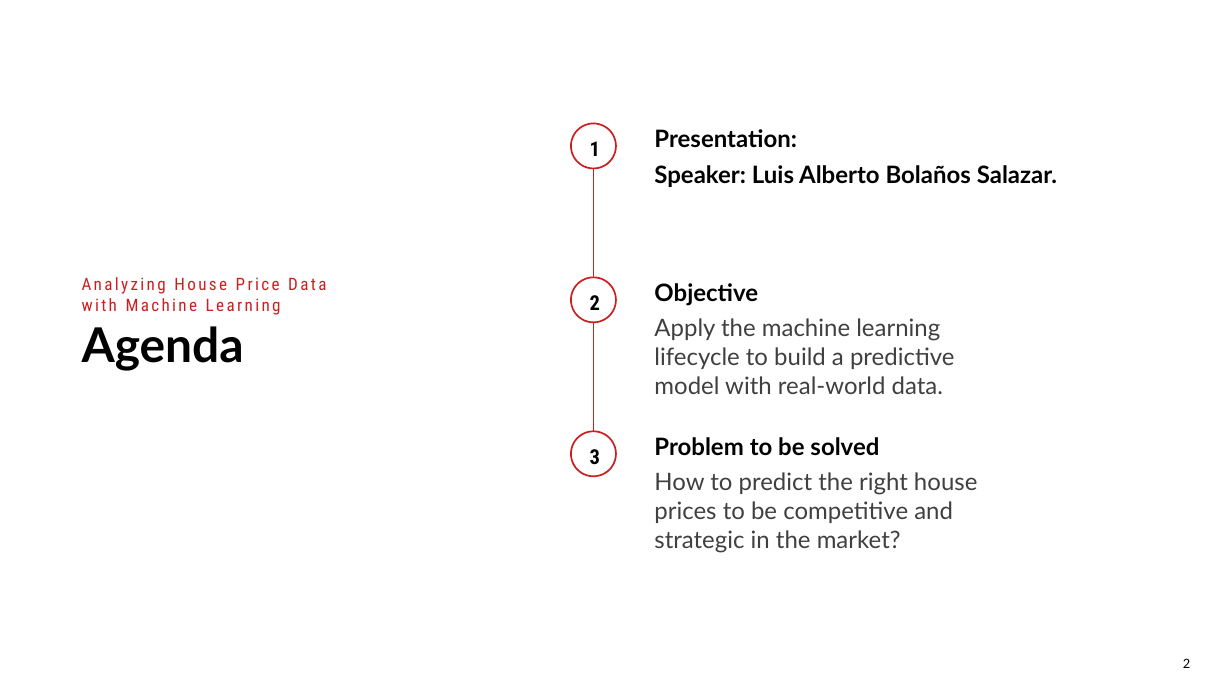
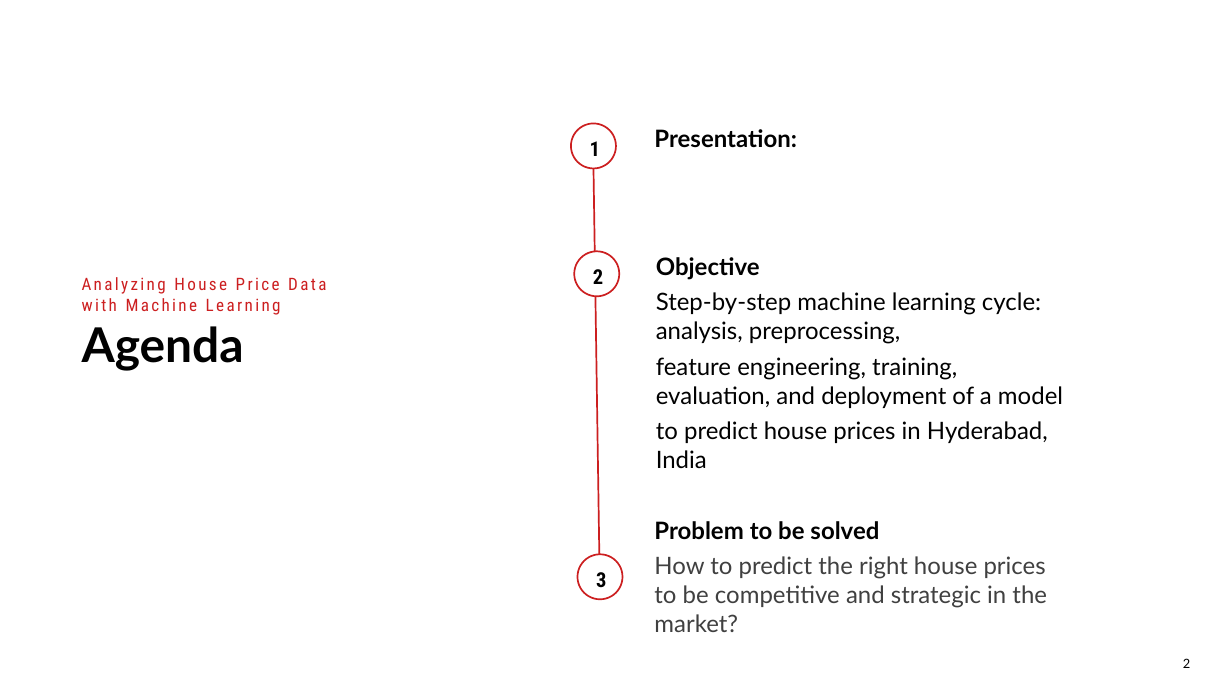
Before and after one commit to albertbolanoss/labs_machine_learning, a slide deck: slide 2 of layers/Case Study_Analyzing House Price Data with Machine Learning.pptx. Drawn at 1232x693 pixels with LibreOffice and Linux fonts; fonts in the diff are those of the drawing; background and template pictures are left out. Boxes give left, top, right and bottom in pixels: in the first picture for what was removed or moved away, otherwise in the second. Text is boxed around its words. In the diff, an @@ line names an element or a change of style, - is before the commit and + after.

Commit message:
feature engineering

```diff
--- a/layers/Case Study_Analyzing House Price Data with Machine Learning.pptx
+++ b/layers/Case Study_Analyzing House Price Data with Machine Learning.pptx
@@ line moved from (594, 169) - (594, 477) to (594, 169) - (600, 599) @@
@@ text at (x1=654, y1=165, x2=1057, y2=187): paragraph removed @@
-Speaker: Luis Alberto Bolaños Salazar.
@@ ellipse "2" moved from (x1=570, y1=277, x2=616, y2=323) to (x1=574, y1=251, x2=620, y2=297) @@
@@ text "Objective" moved from (x1=654, y1=283, x2=955, y2=394) to (x1=656, y1=257, x2=1063, y2=468) @@
@@ text at (x1=656, y1=292, x2=1063, y2=468): text changed; text colour #404040 to #010101 @@
-Apply the machine learning lifecycle to build a predictive model with real-world data.
+Step-by-step machine learning cycle: analysis, preprocessing,
+feature engineering, training, evaluation, and deployment of a model
+to predict house prices in Hyderabad, India
@@ text "Problem to be solved" rewrapped from (x1=654, y1=437, x2=977, y2=553) to (x1=654, y1=521, x2=1047, y2=632) @@
@@ ellipse "3" moved from (x1=570, y1=431, x2=616, y2=477) to (x1=578, y1=554, x2=623, y2=600) @@
```
Also in this commit, not shown: 2 other slides changed, 2 other files.
